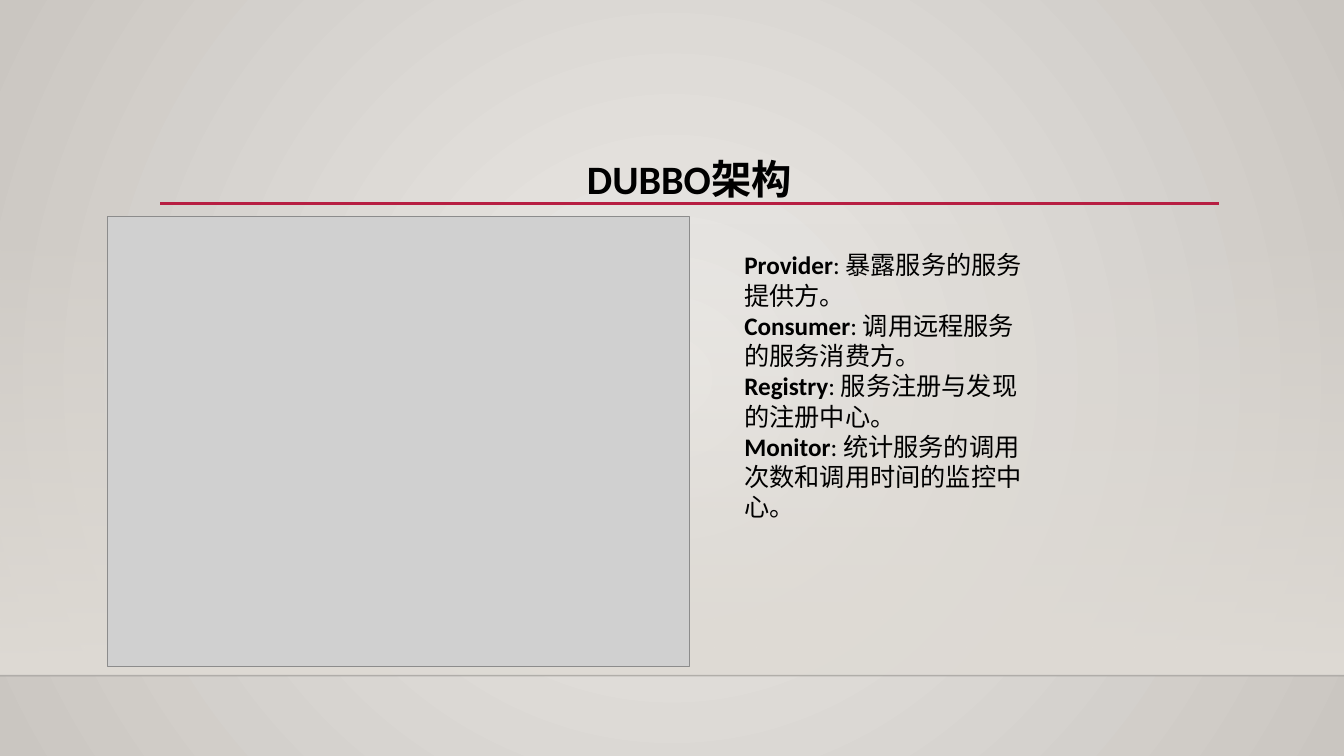
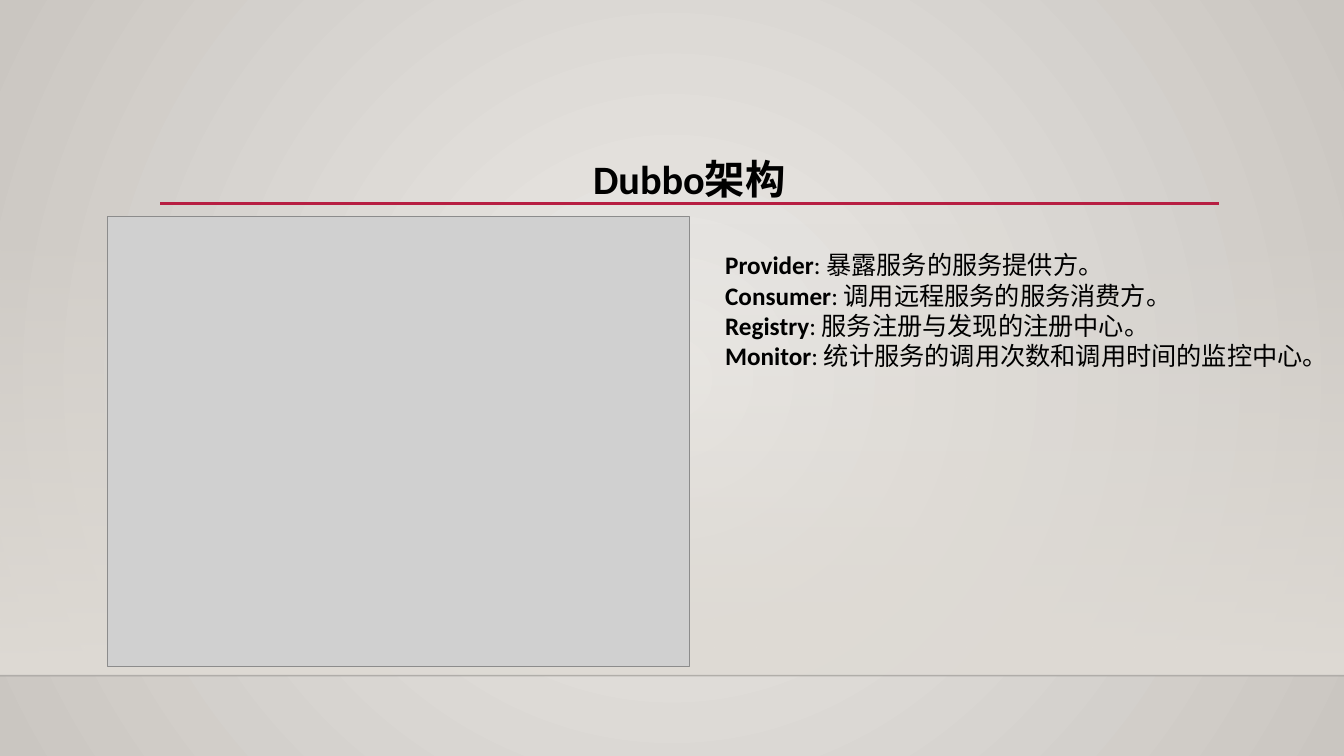
Before and after one commit to fxmayl/dubbo, a slide deck: slide 5 of 微服务架构之Dubbo入门介绍.pptx. Drawn at 1344x756 pixels with LibreOffice and Linux fonts; fonts in the diff are those of the drawing; grey boxes stand for pictures; background and template pictures are left out. Boxes give left, top, right and bottom in pixels: in the first picture for what was removed or moved away, otherwise in the second. Text is boxed around its words. In the diff, an @@ line names an element or a change of style, - is before the commit and + after.

```diff
--- a/微服务架构之Dubbo入门介绍.pptx
+++ b/微服务架构之Dubbo入门介绍.pptx
@@ title at [593, 160, 786, 204]: text changed @@
-DUBBO架构
+Dubbo架构
@@ text "Provider: 暴露服务的服务提供方。 Consumer: 调用远程服务的服务消费方。 Registry: ..." rewrapped from [744, 253, 1022, 518] to [725, 253, 1328, 367] @@
```
Also in this commit, not shown: 2 other slides changed.
